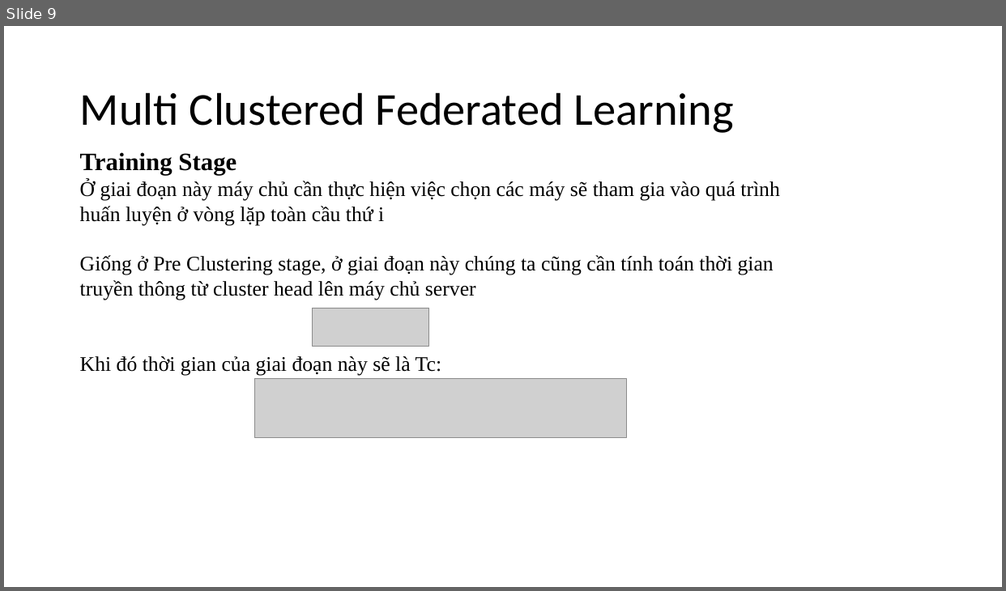
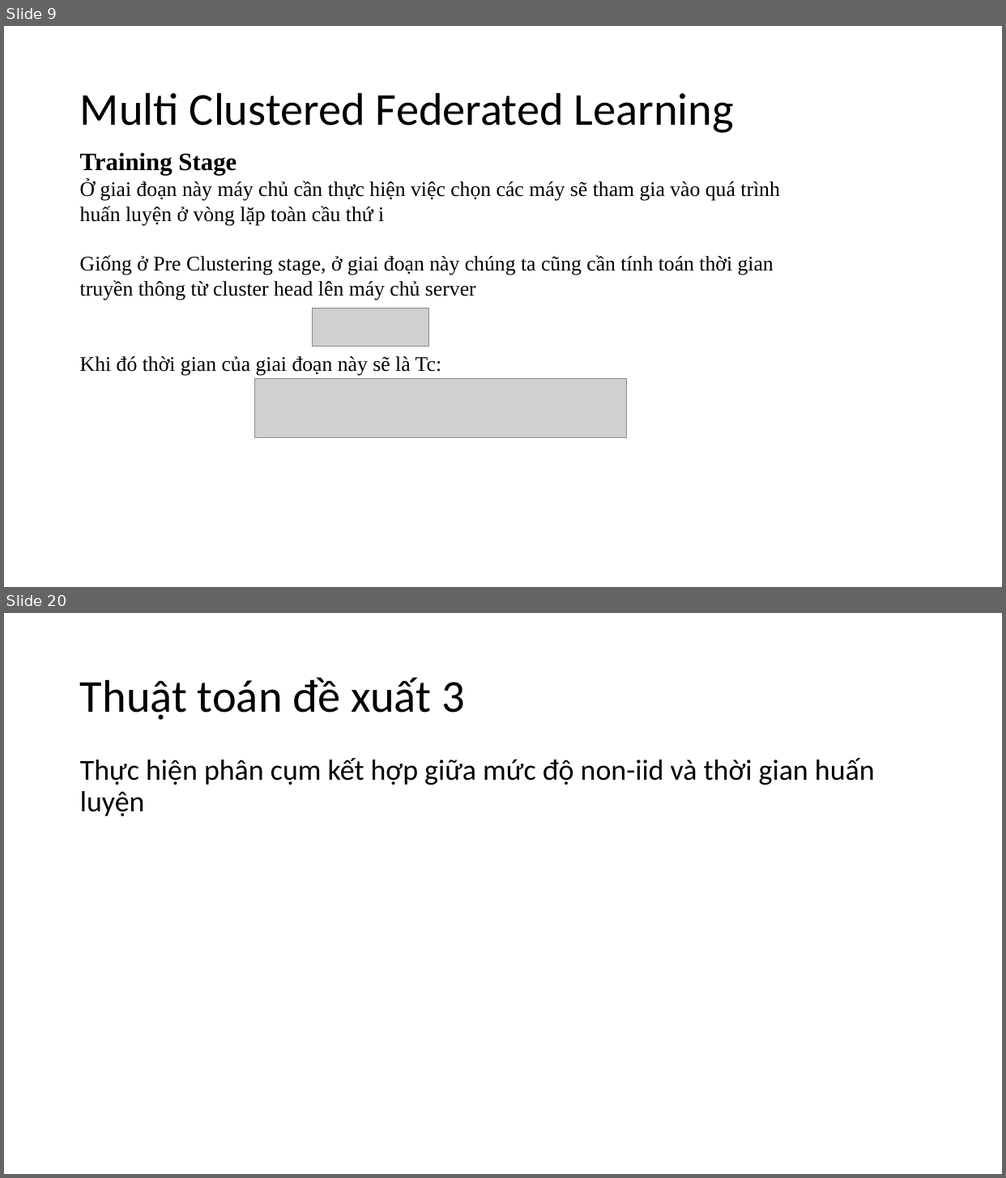
Before and after one commit to HieuHuyNguyenzz/Federated-Learning, a slide deck: Báo cáo FL lần 2/Báo cáo Federated Learning.pptx. Shown one above the other, each under a label of ours: slide 9 before the commit, slides 9 and 20 after it; the slides between them are not shown. The pictures are 1006x591 and 1006x1178 pixels, drawn with LibreOffice and Linux fonts; fonts in the diff are those of the drawing; grey boxes stand for pictures. Boxes give left, top, right and bottom in pixels: in the first picture for what was removed or moved away, otherwise in the second. Text is boxed around its words. In the diff, an @@ line names an element or a change of style, - is before the commit and + after.

```diff
--- a/Báo cáo FL lần 2/Báo cáo Federated Learning.pptx
+++ b/Báo cáo FL lần 2/Báo cáo Federated Learning.pptx
@@ slide 20 added at (4,613,1002,1174), background #FFFFFF @@
@@ title added at (80,677,465,720), 44 pt, text #000000 @@
+Thuật toán đề xuất 3
@@ text added at (80,758,875,816), 28 pt, text #000000 @@
+Thực hiện phân cụm kết hợp giữa mức độ non-iid và thời gian huấn luyện
```
Also in this commit, not shown: 5 slides changed, 6 other slides added, 2 other files.
